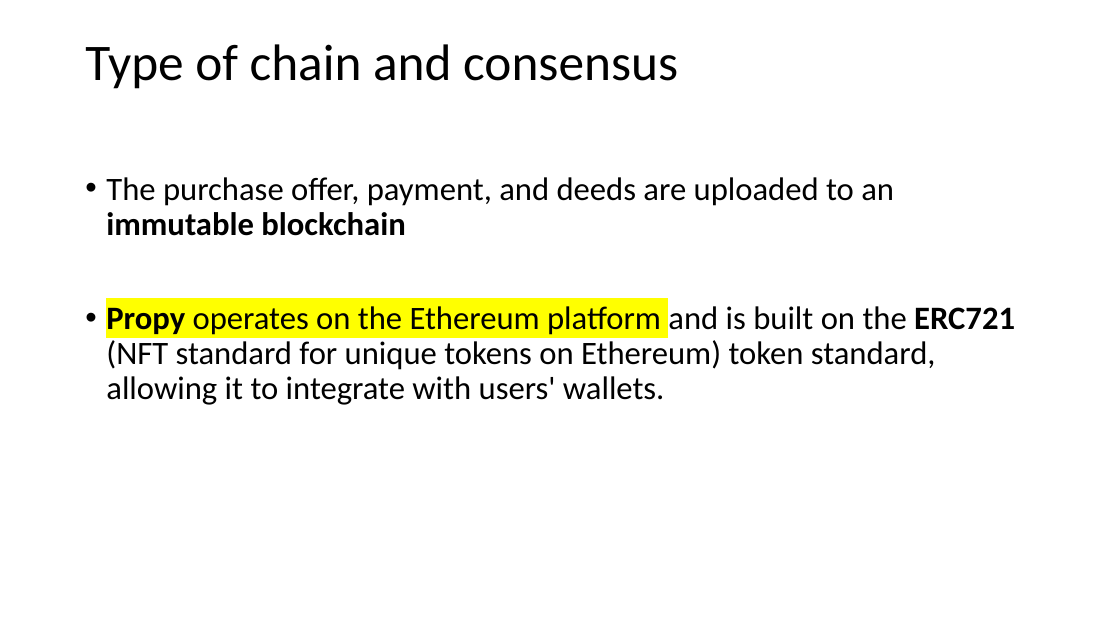
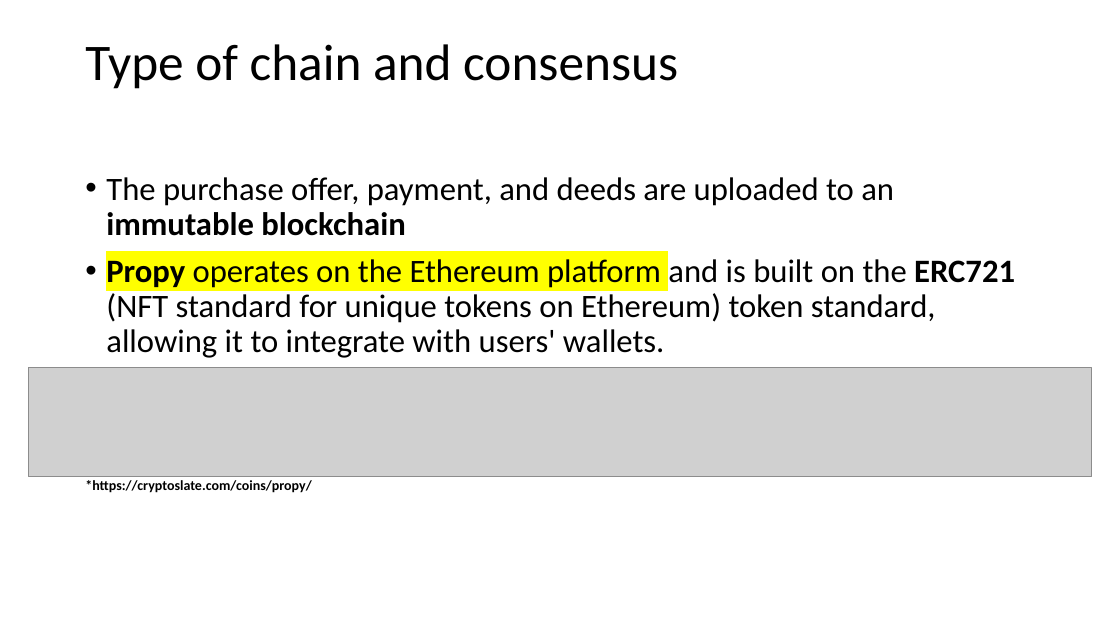
Before and after one commit to RusUsf/Blockchain_Class, a slide deck: slide 5 of Ruslan_Dubas_Presentation.pptx (slide 4 before the commit). Drawn at 1120x630 pixels with LibreOffice and Linux fonts; fonts in the diff are those of the drawing; grey boxes stand for pictures. Boxes give left, top, right and bottom in pixels: in the first picture for what was removed or moved away, otherwise in the second. Text is boxed around its words. In the diff, an @@ line names an element or a change of style, - is before the commit and + after.

```diff
--- a/Ruslan_Dubas_Presentation.pptx
+++ b/Ruslan_Dubas_Presentation.pptx
@@ picture added at (29,368,1092,477) @@
@@ text at (85,480,311,493): paragraph added @@
+*https://cryptoslate.com/coins/propy/
```
Also in this commit, not shown: 4 other slides changed, 2 slides added, 1 slide removed.
